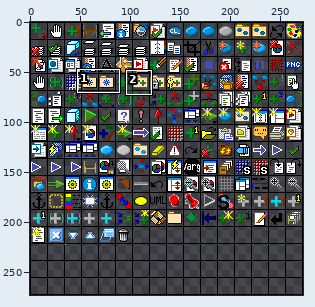
Two versions of one sprite sheet, Delivery/studio/bitmaps/png/icon_matrix_16.png. Above, an overview of the earlier version with the close-up marked.
Close-up. Earlier state:
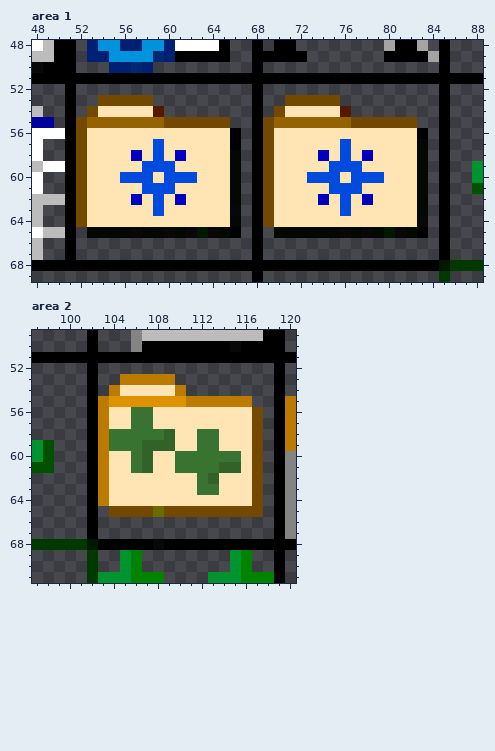
The file is 273x273 pixels. Colours within 5 levels of each other are drawn and written as one. Shown: area 1: x 48..88, y 48..69; area 2: x 97..120, y 49..71. The commit also changed other parts of the picture, which this record leaves out.
The result:
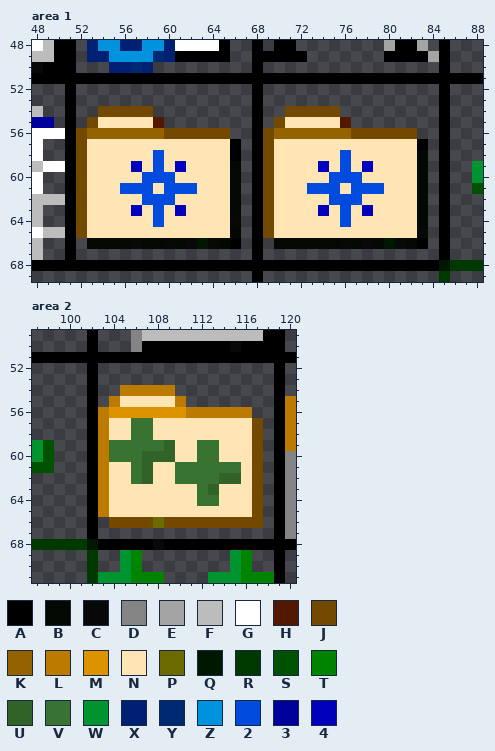
Palette (. is transparent): A #000000  B #030902  C #080808  D #848484  E #a4a4a4  F #bcbcbc  G #ffffff  H #521800  J #734900  K #946300  L #bc7a00  M #dd9300  N #ffe5b4  P #6b6b00  Q #001800  R #003900  S #005100  T #008400  U #316329  V #397331  W #009431  X #002173  Y #002973  Z #0093dd  2 #004ade  3 #00009c  4 #0000bd
Diff:
Changed rows in their new state; - is an unchanged pixel.
Area 1:
first column x 52:
53 --.....------------.....--------
54 -.JJJJJ.----------.JJJJJ.-------
55 .JNNNNNH......---.JNNNNNH......-
56 -KKKKKKKJJJJJJ.---KKKKKKKJJJJJJ.
57 -------N----------------N------A
58 -----N---N----A-------N---N-----
59 -----4N-N4------------4N-N4-----
60 ----NN-2-NN----------NN-2-NN----
61 ----22-N-22----------22-N-22----
62 -----N2-2N------------N2-2N-----
63 -----4---4----B-------4---4-----
64 -------2------C---------2------B
65 JNNNNNNNNNNNNNB--JNNNNNNNNNNNNNC
66 -BBBBCBBCBCQCBA---BBBBBBCBCBQCBA
Area 2:
first column x 103:
53 --.....--------
54 -.LLLLL.-------
55 .LNNNNNL......-
56 -MMMMMMMLLLLLL.
58 -NN--NN--NN----
59 ----VV---------
60 -VV--UUNN--NN--
61 -----------VV--
62 ---VU--VV-VUU--
63 ----------U----
64 ---------VV----
65 LNNNNNNNNNNNNN-
66 -JJJJPJJJJJJJJJ
Changed places in both close-ups, as pixel boxes (x1, y1, x2, y2):
changed: (76, 95, 428, 249)
changed: (98, 374, 263, 528)
